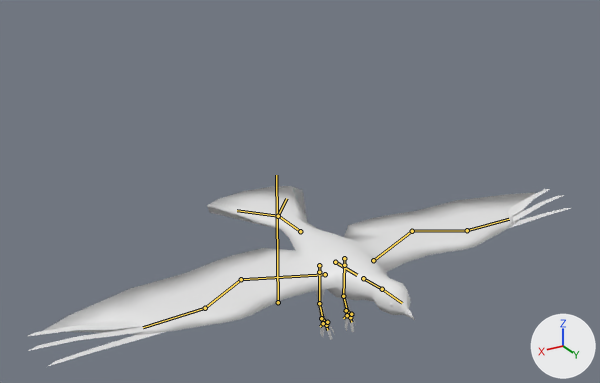
The FBX model Assets/01_Arts/Models/Bird/Bird-Animated.fbx: old version first, new version second.
Before and after are seen from a camera (50 mm lens) standing at (3.62, 6.47, 4.42) and looking at (0.08, 0.58, 1.48). Lighting does not change. The marker at lower right points along +X, +Y and +Z. The picture after the commit comes second. The bones that bend it are drawn over the model as lines.
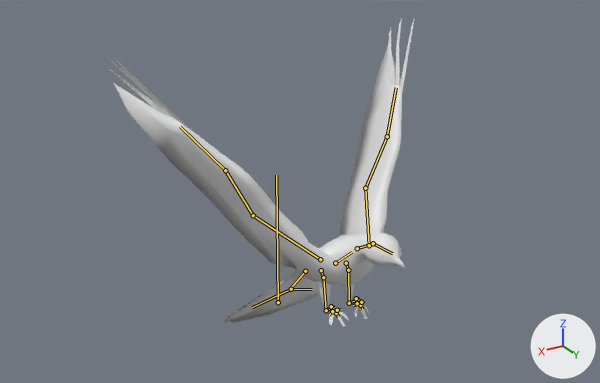
The newer file adds an action. The first version stands in its rest pose; the second is drawn at frame 1 of the action 'Bird_Hover'.

What differs and where, as boxes (x1, y1, x2, y2) in the pictures (600 x 383 px):
```json
{"object": "Plane", "change": "posed", "before": [43, 186, 536, 335], "after": [114, 46, 406, 323], "on screen": "41% narrower, 85% taller"}
{"object": "WingHand.L", "change": "posed", "before": [28, 321, 164, 367], "after": [108, 58, 195, 133]}
{"object": "WingHand.R", "change": "posed", "before": [508, 189, 571, 228], "after": [388, 18, 415, 92]}
{"object": "Circle", "change": "posed", "before": [316, 289, 356, 340], "after": [317, 281, 369, 327]}
{"object": "Icosphere", "change": "posed", "before": [389, 297, 410, 306], "after": [380, 248, 401, 257]}
{"bone": "Body", "before": "(335, 262) to (357, 275)", "after": "(335, 263) to (352, 252)"}
{"bone": "Neck", "before": "(363, 278) to (382, 289)", "after": "(357, 248) to (373, 243)"}
{"bone": "Head", "before": "(382, 289) to (402, 303)", "after": "(373, 243) to (392, 253)"}
{"bone": "Tail", "before": "(300, 231) to (278, 215)", "after": "(305, 271) to (290, 288)"}
{"bone": "TailFan.L", "before": "(278, 216) to (237, 210)", "after": "(291, 289) to (252, 307)"}
{"bone": "TailFan.R", "before": "(278, 216) to (286, 198)", "after": "(291, 289) to (312, 289)"}
{"bone": "WingUpper.L", "before": "(325, 274) to (241, 279)", "after": "(320, 259) to (253, 215)"}
{"bone": "WingUpper.R", "before": "(373, 260) to (412, 231)", "after": "(369, 245) to (365, 188)"}
{"bone": "UpperLeg.L", "before": "(319, 272) to (319, 303)", "after": "(323, 277) to (326, 310)"}
{"bone": "LowerLeg.L", "before": "(319, 303) to (323, 320)", "after": "(326, 310) to (332, 307)"}
{"bone": "Foot.L", "before": "(323, 320) to (325, 324)", "after": "(332, 307) to (334, 312)"}
{"bone": "ToeMiddle.L", "before": "(326, 325) to (327, 330)", "after": "(336, 313) to (338, 317)"}
{"bone": "ToeOuter.L", "before": "(323, 323) to (320, 326)", "after": "(332, 311) to (329, 315)"}
{"bone": "ToeInner.L", "before": "(327, 322) to (329, 323)", "after": "(337, 310) to (341, 309)"}
{"bone": "UpperLeg.R", "before": "(344, 265) to (343, 296)", "after": "(348, 270) to (349, 303)"}
{"bone": "LowerLeg.R", "before": "(343, 296) to (347, 312)", "after": "(349, 303) to (357, 299)"}
{"bone": "Foot.R", "before": "(347, 312) to (349, 316)", "after": "(357, 299) to (359, 304)"}
{"bone": "ToeMiddle.R", "before": "(350, 317) to (351, 322)", "after": "(360, 305) to (362, 309)"}
{"bone": "ToeOuter.R", "before": "(351, 314) to (352, 316)", "after": "(361, 302) to (364, 303)"}
{"bone": "ToeInner.R", "before": "(347, 315) to (343, 318)", "after": "(357, 303) to (353, 305)"}
```

The change, as JSON lines over the scene's bpy script:
```json
{"block": "bone_body", "where": "bone_body = bpy.data.objects['Bird-Deform'].pose.bones['Body']  # child of 'Root'"}
{"op": "set", "path": "bone_body.location", "old": "(0.0, 0.0, 0.0)", "new": "(0.0, -0.001, -0.009)"}
{"op": "set", "path": "bone_body.rotation_quaternion", "old": "(1.0, 0.0, 0.0, 0.0)", "new": "(0.95, 0.313, 0.0, 0.0)", "note": "degrees (0, 0, 0) -> degrees (37, 0, 0)"}
{"block": "bone_neck", "where": "bone_neck = bpy.data.objects['Bird-Deform'].pose.bones['Neck']  # child of 'Body'"}
{"op": "set", "path": "bone_neck.rotation_quaternion", "old": "(1.0, 0.0, 0.0, 0.0)", "new": "(0.996, -0.091, 0.0, 0.0)", "note": "degrees (0, 0, 0) -> degrees (-10, 0, 0)"}
{"block": "bone_head", "where": "bone_head = bpy.data.objects['Bird-Deform'].pose.bones['Head']  # child of 'Neck'"}
{"op": "set", "path": "bone_head.rotation_quaternion", "old": "(1.0, 0.0, 0.0, 0.0)", "new": "(0.983, -0.183, 0.0, 0.0)", "note": "degrees (0, 0, 0) -> degrees (-21, 0, 0)"}
{"block": "bone_tail", "where": "bone_tail = bpy.data.objects['Bird-Deform'].pose.bones['Tail']  # child of 'Body'"}
{"op": "set", "path": "bone_tail.rotation_quaternion", "old": "(1.0, 0.0, 0.0, 0.0)", "new": "(0.994, -0.11, 0.0, 0.0)", "note": "degrees (0, 0, 0) -> degrees (-13, 0, 0)"}
{"block": "bone_tailfan_l", "where": "bone_tailfan_l = bpy.data.objects['Bird-Deform'].pose.bones['TailFan.L']  # child of 'Tail'"}
{"op": "set", "path": "bone_tailfan_l.rotation_quaternion", "old": "(1.0, 0.0, 0.0, 0.0)", "new": "(0.994, 0.0, 0.0, 0.11)", "note": "degrees (0, 0, 0) -> degrees (0, 0, 13)"}
{"block": "bone_tailfan_r", "where": "bone_tailfan_r = bpy.data.objects['Bird-Deform'].pose.bones['TailFan.R']  # child of 'Tail'"}
{"op": "set", "path": "bone_tailfan_r.rotation_quaternion", "old": "(1.0, 0.0, 0.0, 0.0)", "new": "(0.994, 0.0, 0.0, -0.11)", "note": "degrees (0, 0, 0) -> degrees (0, 0, -13)"}
{"block": "bone_wingupper_l", "where": "bone_wingupper_l = bpy.data.objects['Bird-Deform'].pose.bones['WingUpper.L']  # child of 'Body'"}
{"op": "set", "path": "bone_wingupper_l.rotation_quaternion", "old": "(1.0, 0.0, 0.0, 0.0)", "new": "(0.875, 0.443, 0.198, 0.0)", "note": "degrees (0, 0, 0) -> degrees (56, 20, 11)"}
{"block": "bone_wingupper_r", "where": "bone_wingupper_r = bpy.data.objects['Bird-Deform'].pose.bones['WingUpper.R']  # child of 'Body'"}
{"op": "set", "path": "bone_wingupper_r.rotation_quaternion", "old": "(1.0, 0.0, 0.0, 0.0)", "new": "(0.875, 0.443, -0.198, 0.0)", "note": "degrees (0, 0, 0) -> degrees (56, -20, -11)"}
{"block": "bone_upperleg_l", "where": "bone_upperleg_l = bpy.data.objects['Bird-Deform'].pose.bones['UpperLeg.L']  # child of 'Hip.L'"}
{"op": "set", "path": "bone_upperleg_l.rotation_quaternion", "old": "(1.0, 0.0, 0.0, 0.0)", "new": "(0.966, -0.008, 0.002, -0.258)", "note": "degrees (0, 0, 0) -> degrees (-1, 0, -30)"}
{"block": "bone_lowerleg_l", "where": "bone_lowerleg_l = bpy.data.objects['Bird-Deform'].pose.bones['LowerLeg.L']  # child of 'UpperLeg.L'"}
{"op": "set", "path": "bone_lowerleg_l.rotation_quaternion", "old": "(1.0, 0.0, 0.0, 0.0)", "new": "(0.685, 0.033, 0.0, 0.728)", "note": "degrees (0, 0, 0) -> degrees (3, -3, 93)"}
{"block": "bone_foot_l", "where": "bone_foot_l = bpy.data.objects['Bird-Deform'].pose.bones['Foot.L']  # child of 'LowerLeg.L'"}
{"op": "set", "path": "bone_foot_l.rotation_quaternion", "old": "(1.0, 0.0, 0.0, 0.0)", "new": "(0.653, -0.027, 0.036, -0.756)", "note": "degrees (0, 0, 0) -> degrees (-5, 0, -98)"}
{"block": "bone_toemiddle_l", "where": "bone_toemiddle_l = bpy.data.objects['Bird-Deform'].pose.bones['ToeMiddle.L']  # child of 'Foot.L'"}
{"op": "set", "path": "bone_toemiddle_l.rotation_quaternion", "old": "(1.0, 0.0, 0.0, 0.0)", "new": "(0.976, 0.219, 0.0, 0.0)", "note": "degrees (0, 0, 0) -> degrees (25, 0, 0)"}
{"block": "bone_toeouter_l", "where": "bone_toeouter_l = bpy.data.objects['Bird-Deform'].pose.bones['ToeOuter.L']  # child of 'Foot.L'"}
{"op": "set", "path": "bone_toeouter_l.rotation_quaternion", "old": "(1.0, 0.0, 0.0, 0.0)", "new": "(0.99, -0.142, 0.0, 0.0)", "note": "degrees (0, 0, 0) -> degrees (-16, 0, 0)"}
{"block": "bone_toeinner_l", "where": "bone_toeinner_l = bpy.data.objects['Bird-Deform'].pose.bones['ToeInner.L']  # child of 'Foot.L'"}
{"op": "set", "path": "bone_toeinner_l.rotation_quaternion", "old": "(1.0, 0.0, 0.0, 0.0)", "new": "(0.957, -0.29, 0.0, 0.0)", "note": "degrees (0, 0, 0) -> degrees (-34, 0, 0)"}
{"block": "bone_upperleg_r", "where": "bone_upperleg_r = bpy.data.objects['Bird-Deform'].pose.bones['UpperLeg.R']  # child of 'Hip.R'"}
{"op": "set", "path": "bone_upperleg_r.rotation_quaternion", "old": "(1.0, 0.0, 0.0, 0.0)", "new": "(0.966, 0.008, -0.002, -0.258)", "note": "degrees (0, 0, 0) -> degrees (1, 0, -30)"}
{"block": "bone_lowerleg_r", "where": "bone_lowerleg_r = bpy.data.objects['Bird-Deform'].pose.bones['LowerLeg.R']  # child of 'UpperLeg.R'"}
{"op": "set", "path": "bone_lowerleg_r.rotation_quaternion", "old": "(1.0, 0.0, 0.0, 0.0)", "new": "(0.685, -0.033, 0.0, 0.728)", "note": "degrees (0, 0, 0) -> degrees (-3, 3, 93)"}
{"block": "bone_foot_r", "where": "bone_foot_r = bpy.data.objects['Bird-Deform'].pose.bones['Foot.R']  # child of 'LowerLeg.R'"}
{"op": "set", "path": "bone_foot_r.rotation_quaternion", "old": "(1.0, 0.0, 0.0, 0.0)", "new": "(0.653, 0.027, -0.036, -0.756)", "note": "degrees (0, 0, 0) -> degrees (5, 0, -98)"}
{"block": "bone_toemiddle_r", "where": "bone_toemiddle_r = bpy.data.objects['Bird-Deform'].pose.bones['ToeMiddle.R']  # child of 'Foot.R'"}
{"op": "set", "path": "bone_toemiddle_r.rotation_quaternion", "old": "(1.0, 0.0, 0.0, 0.0)", "new": "(0.976, -0.219, 0.0, 0.0)", "note": "degrees (0, 0, 0) -> degrees (-25, 0, 0)"}
{"block": "bone_toeouter_r", "where": "bone_toeouter_r = bpy.data.objects['Bird-Deform'].pose.bones['ToeOuter.R']  # child of 'Foot.R'"}
{"op": "set", "path": "bone_toeouter_r.rotation_quaternion", "old": "(1.0, 0.0, 0.0, 0.0)", "new": "(0.99, 0.142, 0.0, 0.0)", "note": "degrees (0, 0, 0) -> degrees (16, 0, 0)"}
{"block": "bone_toeinner_r", "where": "bone_toeinner_r = bpy.data.objects['Bird-Deform'].pose.bones['ToeInner.R']  # child of 'Foot.R'"}
{"op": "set", "path": "bone_toeinner_r.rotation_quaternion", "old": "(1.0, 0.0, 0.0, 0.0)", "new": "(0.957, 0.29, 0.0, 0.0)", "note": "degrees (0, 0, 0) -> degrees (34, 0, 0)"}
```
